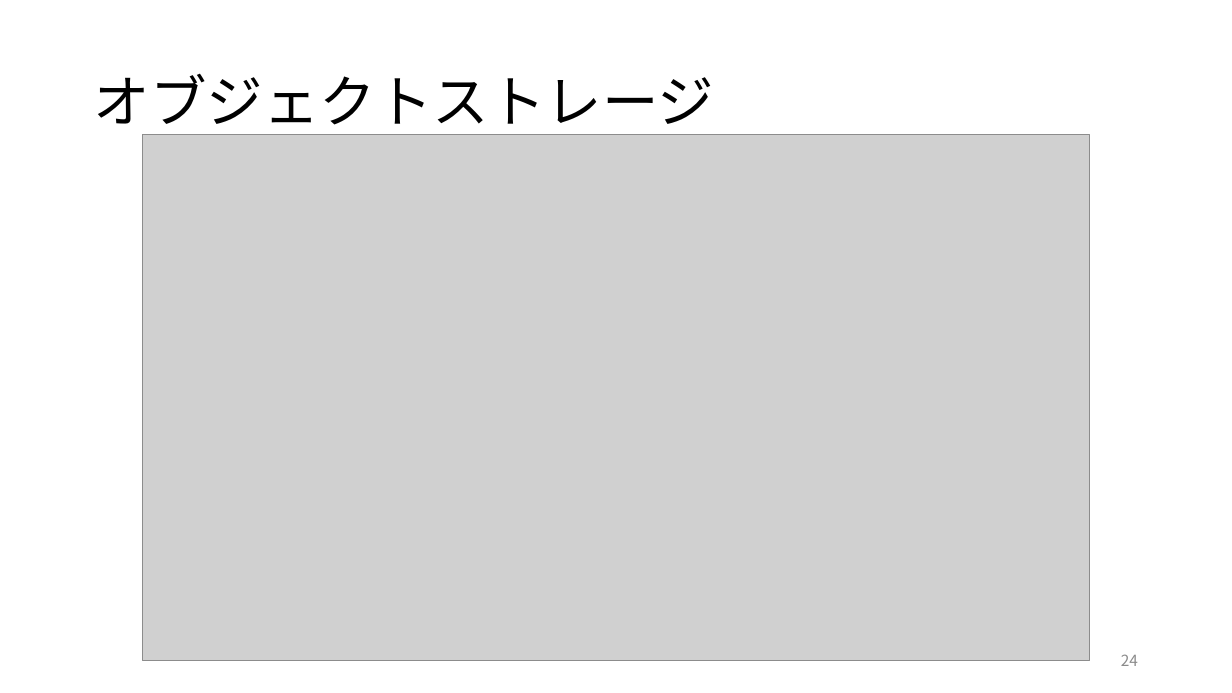
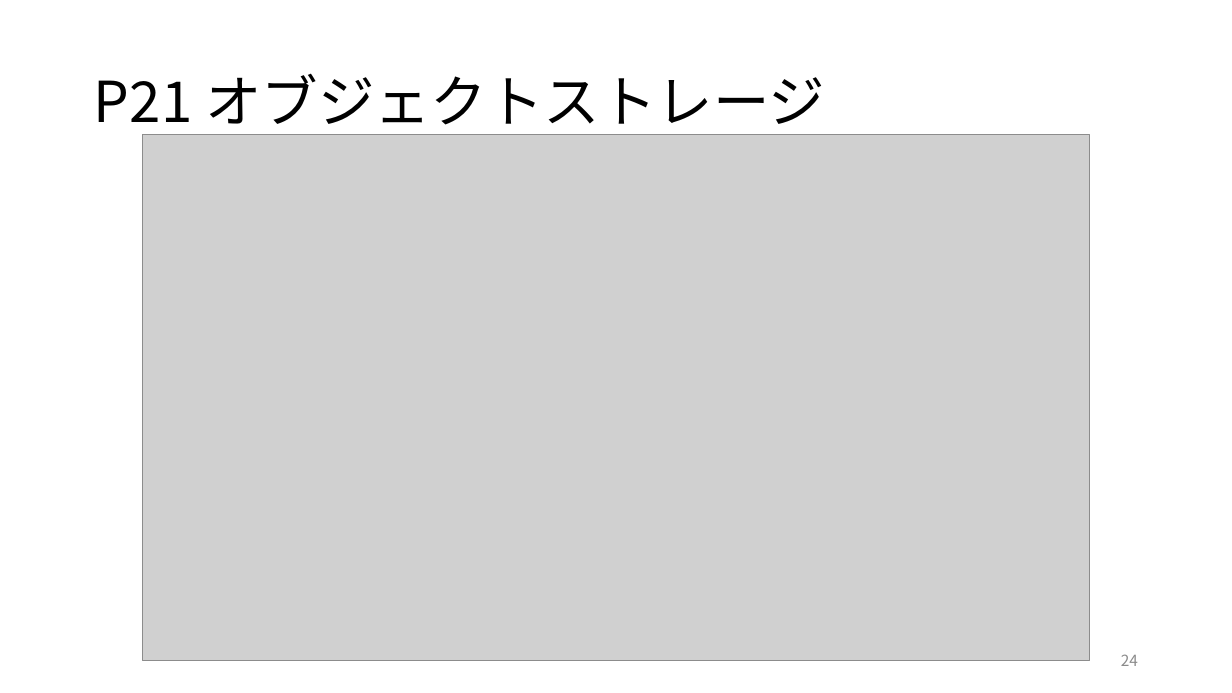
Before and after one commit to ryosuke-ku/Rinko, a slide deck: slide 24 of 仕事ではじめる機械学習第4章.pptx. Drawn at 1232x693 pixels with LibreOffice and Linux fonts; fonts in the diff are those of the drawing; grey boxes stand for pictures. Boxes give left, top, right and bottom in pixels: in the first picture for what was removed or moved away, otherwise in the second. Text is boxed around its words. In the diff, an @@ line names an element or a change of style, - is before the commit and + after.

```diff
--- a/仕事ではじめる機械学習第4章.pptx
+++ b/仕事ではじめる機械学習第4章.pptx
@@ title at <box>94,73,825,137</box>: text changed @@
-オブジェクトストレージ
+P21 オブジェクトストレージ
```
Also in this commit, not shown: 3 other slides changed, 1 slide added, 2 other files.
